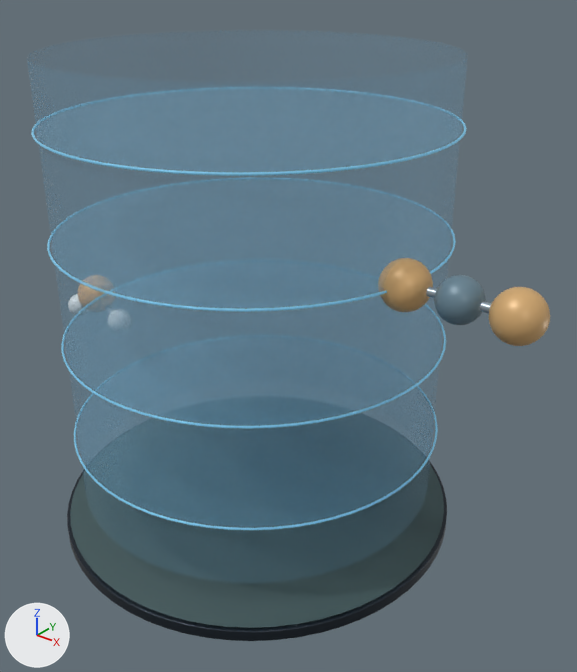
A saved change to the glTF model public/models/atmosphere.glb.
Both versions are drawn from a 50 mm lens placed at (4.02, -4.58, 4.56), pointed at (0.33, 0.04, 1.7). Lighting does not change. The marker at lower left points along +X, +Y and +Z. The older version comes first. Where no turn or scale is listed for an object, it has been applied to the vertices. Vertices at exactly the same position are counted once.

The older version as bpy lines, for what is in view:
```python
me_cylinder_001 = bpy.data.meshes.new('Cylinder.001')
me_cylinder_001.from_pydata(...)  # 642 vertices, 1136 faces; spans x -1.55..1.55, y -1.55..1.55, z -0.53..3.05
me_cylinder_001.materials.append(mat_diagram_air_layers)  # blue #6fa6c4
me_sheet_perimeter = bpy.data.meshes.new('Sheet perimeter')
me_sheet_perimeter.from_pydata(...)  # 2600 vertices, 5120 faces; spans x -1.58..1.58, y -1.58..1.58, z 0.84..3.41
me_sheet_perimeter.materials.append(mat_atmospheric_diagram_outlines)  # blue #76b6d3, glowing dark blue #3c6070
me_sphere_001 = bpy.data.meshes.new('Sphere.001')
me_sphere_001.from_pydata(...)  # a UV sphere (36 segments, 20 rings, poles along z) spanning x -0.16..0.16, y -0.16..0.16, z -0.16..0.16
me_sphere_001.materials.append(mat_molecule_cool_symbol)  # blue #698493
ob_aircolumn___atmospheric_diagram_outlines = bpy.data.objects.new('AirColumn — Atmospheric diagram outlines', me_sheet_perimeter)
ob_aircolumn___atmospheric_diagram_outlines.location = (0.0, 0.0, 0.0)
ob_aircolumn___diagram_air_layers = bpy.data.objects.new('AirColumn — Diagram air layers', me_cylinder_001)
ob_aircolumn___diagram_air_layers.location = (0.0, 0.0, 0.85)
ob_carbondioxide___molecule_cool_symbol = bpy.data.objects.new('CarbonDioxide — Molecule cool symbol', me_sphere_001)
ob_carbondioxide___molecule_cool_symbol.location = (1.95, -0.25, 2.55)
# also in view: 'AirColumn — Schematic ground' at (0.0, 0.0, 0.14); 'AirColumn — Black anodized aluminum' at (0.0, 0.0, -0.02); 'CarbonDioxide — Molecule warm symbol' at (1.95, -0.25, 2.55)
```
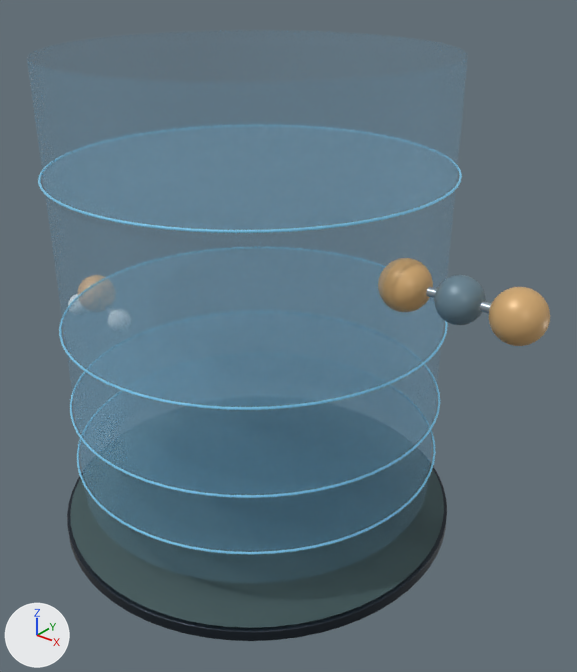
Edits to the scene script, one JSON object a line:
```json
{"block": "me_sheet_perimeter", "where": "# used by ob_aircolumn___atmospheric_diagram_outlines; location = (0.0, 0.0, 0.0)"}
{"op": "remove", "block": "me_sheet_perimeter", "code": "me_sheet_perimeter.from_pydata(...)  # 2600 vertices, 5120 faces; spans x -1.58..1.58, y -1.58..1.58, z 0.84..3.41"}
{"op": "add", "block": "me_sheet_perimeter", "code": "me_sheet_perimeter.from_pydata(...)  # 2600 vertices, 5120 faces; spans x -1.58..1.58, y -1.58..1.58, z 0.62..3.07"}
{"block": "me_sheet_perimeter", "change": "me_sheet_perimeter part 1: the loose piece of 650 vertices spanning x -1.58..1.58, y -1.58..1.58, z 0.84..0.86 is moved by (0.0, 0.0, -0.22)"}
{"block": "me_sheet_perimeter", "change": "me_sheet_perimeter part 2: the loose piece of 650 vertices spanning x -1.58..1.58, y -1.58..1.58, z 1.69..1.71 is moved by (0.0, 0.0, -0.57)"}
{"block": "me_sheet_perimeter", "change": "me_sheet_perimeter part 3: the loose piece of 650 vertices spanning x -1.58..1.58, y -1.58..1.58, z 2.54..2.56 is moved by (0.0, 0.0, -0.71)"}
{"block": "me_sheet_perimeter", "change": "me_sheet_perimeter part 4: the loose piece of 650 vertices spanning x -1.58..1.58, y -1.58..1.58, z 3.39..3.41 is moved by (0.0, 0.0, -0.34)"}
{"block": "me_cylinder_001", "where": "# used by ob_aircolumn___diagram_air_layers; location = (0.0, 0.0, 0.85)"}
{"op": "remove", "block": "me_cylinder_001", "code": "me_cylinder_001.from_pydata(...)  # 642 vertices, 1136 faces; spans x -1.55..1.55, y -1.55..1.55, z -0.53..3.05"}
{"op": "add", "block": "me_cylinder_001", "code": "me_cylinder_001.from_pydata(...)  # 642 vertices, 1136 faces; spans x -1.55..1.55, y -1.55..1.55, z -0.31..3.27"}
{"block": "me_cylinder_001", "change": "me_cylinder_001 part 5: the loose piece of 128 vertices spanning x -1.55..1.55, y -1.55..1.55, z 0.83..0.87 is moved by (0.0, 0.0, -0.35)"}
{"block": "me_cylinder_001", "change": "me_cylinder_001 part 6: the loose piece of 128 vertices spanning x -1.55..1.55, y -1.55..1.55, z 1.68..1.72 is moved by (0.0, 0.0, -0.49)"}
{"block": "me_cylinder_001", "change": "me_cylinder_001 part 7: the loose piece of 128 vertices spanning x -1.55..1.55, y -1.55..1.55, z 2.53..2.57 is moved by (0.0, 0.0, -0.12)"}
{"block": "me_cylinder_001", "change": "me_cylinder_001 part 8: the loose piece of 130 vertices spanning x -1.54..1.54, y -1.54..1.54, z -0.53..3.05 is moved by (0.0, 0.0, 0.22)"}
{"op": "set", "path": "ob_aircolumn___diagram_air_layers.location", "old": "(0.0, 0.0, 0.85)", "new": "(0.0, 0.0, 0.63)"}
```

Where the change shows, as pixel boxes [x1, y1, x2, y2] in the pictures (577 x 672 px; the box of a moved part takes in the faces that stretch with it):
```json
{"object": "AirColumn — Diagram air layers", "change": "reshaped, moved", "before": [27, 30, 468, 583], "after": [27, 30, 468, 583]}
{"object": "AirColumn — Atmospheric diagram outlines", "change": "reshaped", "before": [31, 121, 467, 530], "after": [38, 166, 462, 554]}
{"part": 1, "of": "me_sheet_perimeter", "change": "moved or reshaped", "before": [74, 414, 438, 530], "after": [77, 436, 436, 554]}
{"part": 2, "of": "me_sheet_perimeter", "change": "moved or reshaped", "before": [61, 328, 446, 429], "after": [70, 385, 440, 498]}
{"part": 3, "of": "me_sheet_perimeter", "change": "moved or reshaped", "before": [47, 230, 456, 312], "after": [59, 318, 448, 410]}
{"part": 4, "of": "me_sheet_perimeter", "change": "moved or reshaped", "before": [31, 121, 467, 176], "after": [38, 166, 462, 233]}
{"part": 5, "of": "me_cylinder_001", "change": "moved or reshaped", "before": [65, 337, 443, 426], "after": [73, 393, 437, 495]}
{"part": 6, "of": "me_cylinder_001", "change": "moved or reshaped", "before": [51, 235, 452, 309], "after": [63, 320, 444, 407]}
{"part": 7, "of": "me_cylinder_001", "change": "moved or reshaped", "before": [35, 123, 463, 176], "after": [42, 170, 458, 233]}
{"part": 8, "of": "me_cylinder_001", "change": "moved or reshaped", "before": [35, 84, 462, 581], "after": [35, 84, 462, 581]}
```
